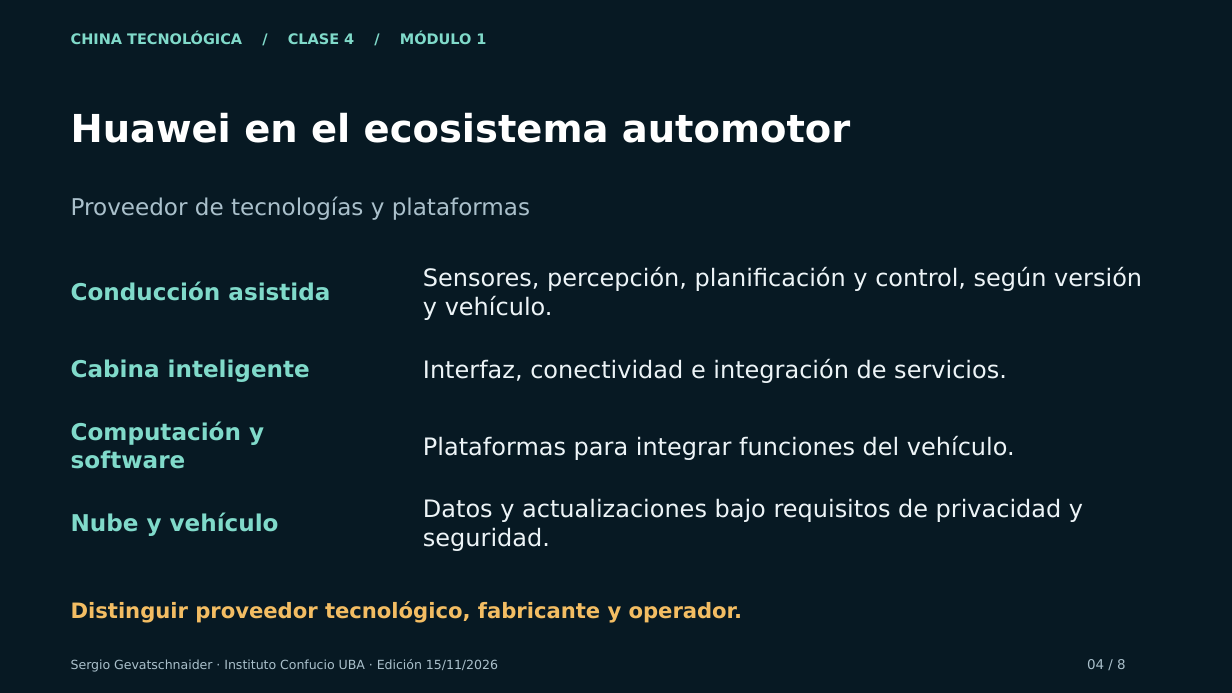
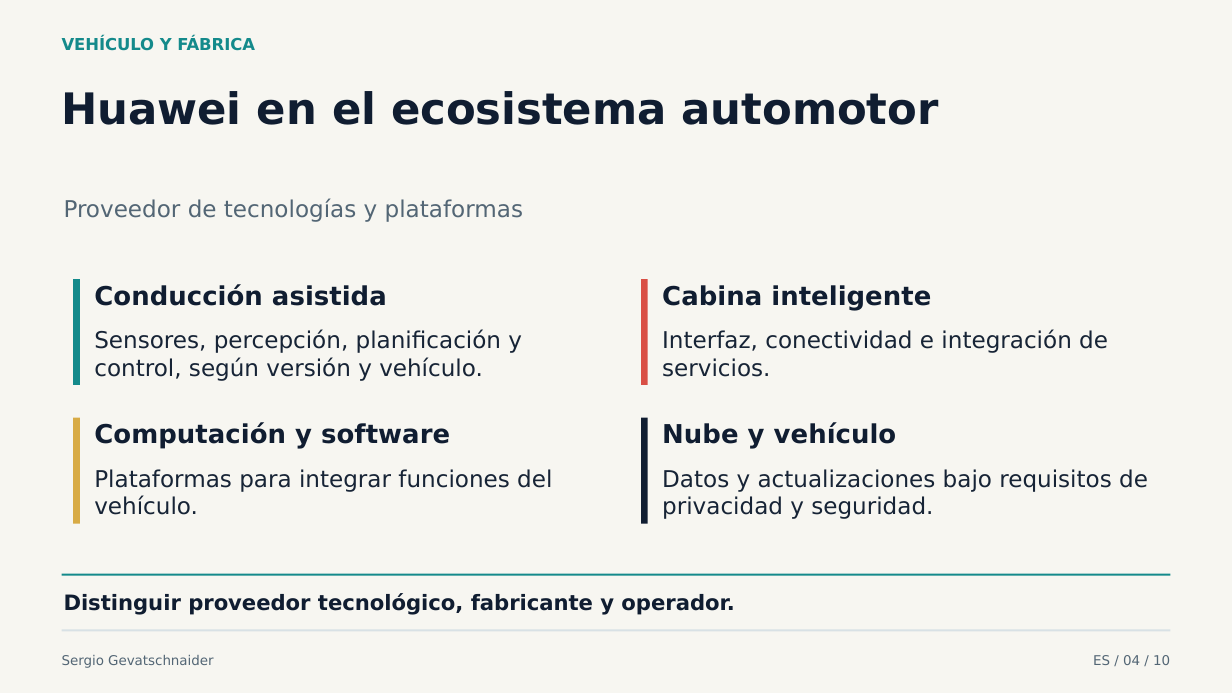
Before and after one commit to sgevatschnaider/Inteligencia-Artificial-y-Rob-tica-en-China, a slide deck: slide 4 of materiales/clase-4/ppt-1/presentacion.pptx. Drawn at 1232x693 pixels with LibreOffice and Linux fonts; fonts in the diff are those of the drawing. Boxes give left, top, right and bottom in pixels: in the first picture for what was removed or moved away, otherwise in the second. Text is boxed around its words. In the diff, an @@ line names an element or a change of style, - is before the commit and + after.

```diff
--- a/materiales/clase-4/ppt-1/presentacion.pptx
+++ b/materiales/clase-4/ppt-1/presentacion.pptx
@@ background #071923 to #F7F6F1 @@
@@ text added at (x1=62, y1=36, x2=255, y2=51), 12.8 pt, text #148A8B, bold @@
+VEHÍCULO Y FÁBRICA
@@ text removed at (x1=71, y1=32, x2=486, y2=44) @@
-CHINA TECNOLÓGICA / CLASE 4 / MÓDULO 1
@@ text "Huawei en el ecosistema automotor" at (x1=62, y1=91, x2=939, y2=125): size 30 to 33.8 pt, text colour #FFFFFF to #101D31; vertical alignment middle to top @@
@@ text "Proveedor de tecnologías y plataformas" moved from (x1=71, y1=196, x2=530, y2=220) to (x1=64, y1=198, x2=523, y2=222) @@
@@ text "Proveedor de tecnologías y plataformas" at (x1=64, y1=198, x2=523, y2=222): text colour #AAC0CB to #536675; vertical alignment middle to top @@
@@ rectangle added at (x1=73, y1=279, x2=79, y2=385), fill #148A8B @@
@@ text "Conducción asistida" moved from (x1=71, y1=281, x2=330, y2=301) to (x1=94, y1=284, x2=387, y2=306) @@
@@ rectangle added at (x1=641, y1=279, x2=648, y2=385), fill #D94F45 @@
@@ text "Cabina inteligente" moved from (x1=71, y1=359, x2=310, y2=382) to (x1=662, y1=285, x2=931, y2=310) @@
@@ size 18.8 to 18 pt, text colour #EDF4F7 to #172436; vertical alignment middle to top in 4 elements at (x1=662, y1=329, x2=1108, y2=377), (x1=662, y1=469, x2=1148, y2=519), (x1=94, y1=469, x2=552, y2=515), (x1=94, y1=329, x2=522, y2=381) @@
@@ text "Sensores, percepción, planificación y control, ..." moved from (x1=423, y1=267, x2=1142, y2=320) to (x1=94, y1=329, x2=522, y2=381) @@
@@ text "Interfaz, conectividad e integración de ..." moved from (x1=423, y1=358, x2=1007, y2=383) to (x1=662, y1=329, x2=1108, y2=377) @@
@@ rectangle added at (x1=73, y1=418, x2=79, y2=524), fill #D8AB45 @@
@@ text "Computación y software" moved from (x1=71, y1=422, x2=264, y2=469) to (x1=94, y1=423, x2=450, y2=449) @@
@@ rectangle added at (x1=641, y1=418, x2=648, y2=524), fill #101D31 @@
@@ size 18 to 20.2 pt, text colour #80DACA to #101D31; vertical alignment middle to top in 4 elements at (x1=94, y1=423, x2=450, y2=449), (x1=94, y1=284, x2=387, y2=306), (x1=662, y1=285, x2=931, y2=310), (x1=662, y1=423, x2=897, y2=449) @@
@@ text "Nube y vehículo" moved from (x1=71, y1=512, x2=279, y2=536) to (x1=662, y1=423, x2=897, y2=449) @@
@@ text "Plataformas para integrar funciones del ..." moved from (x1=423, y1=435, x2=1015, y2=460) to (x1=94, y1=469, x2=552, y2=515) @@
@@ text "Datos y actualizaciones bajo requisitos ..." moved from (x1=423, y1=498, x2=1083, y2=551) to (x1=662, y1=469, x2=1148, y2=519) @@
@@ rectangle added at (x1=62, y1=574, x2=1171, y2=576), fill #148A8B @@
@@ text "Distinguir proveedor tecnológico, fabricante y ..." moved from (x1=71, y1=601, x2=743, y2=623) to (x1=64, y1=593, x2=735, y2=615) @@
@@ text "Distinguir proveedor tecnológico, fabricante y ..." at (x1=64, y1=593, x2=735, y2=615): text colour #F3BD63 to #101D31; vertical alignment middle to top @@
@@ rectangle added at (x1=62, y1=629, x2=1171, y2=631), fill #D8E1E5 @@
@@ text added at (x1=62, y1=655, x2=213, y2=668), 10.5 pt, text #536675 @@
+Sergio Gevatschnaider
@@ text removed at (x1=71, y1=659, x2=498, y2=672) @@
-Sergio Gevatschnaider · Instituto Confucio UBA · Edición 15/11/2026
@@ text removed at (x1=1087, y1=659, x2=1126, y2=669) @@
-04 / 8
@@ text added at (x1=1093, y1=655, x2=1170, y2=665), 10.5 pt, text #536675 @@
+ES / 04 / 10
```
Also in this commit, not shown: 5 other slides changed, 4 slides added, 2 slides removed, 46 other files.
